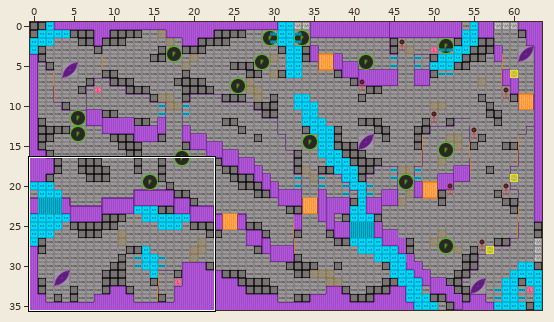
Tiled map (JSON) -- assets/data/hive_DESI_Level0-Greyboxing_2024-06-17.tmj. Above: a wide view before the commit, with the close-up outlined.
Close-up. First the earlier version:
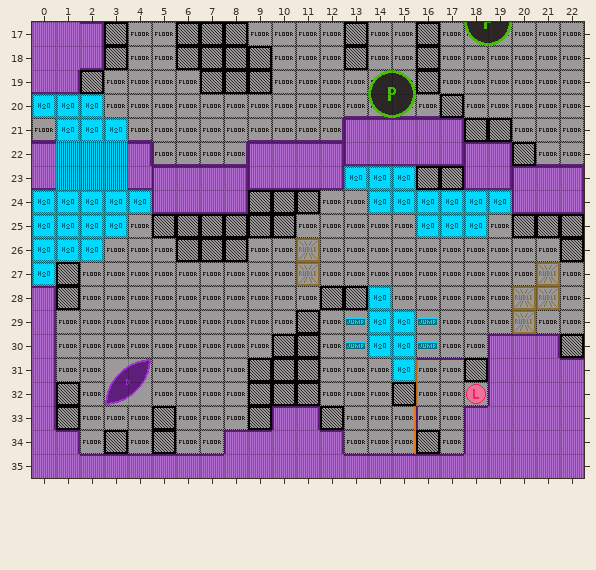
Cells are 24x24 px. Shown: x 0..22, y 17..35. The commit also changed other parts of the map, which this record leaves out.
Once edited:
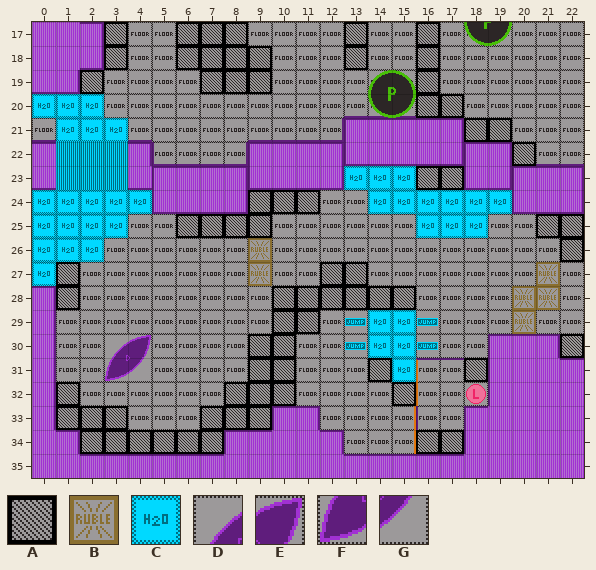
Key: from "hive_DESI_GreyboxingTileset_20": A 7, B 17, C 44, D 65, E 66, F 75, G 76.
_ is an empty cell, . an unchanged one.
Difference:
--- layer "Non-Interactables 1"
@@ x 2..20 @@
-25 ...A....A.........A
-26 ....AAA............
-27 ..........__.......
-28 ........__..__.....
-29 ........_..........
-30 ......._.A.........
-31 .........A.._......
-32 ......_..A.........
-33 __.A.__...A........
-34 _._.__.............
+25 ..._...._........._
+26 ....___............
+27 ..........AA.......
+28 ........AA..AA.....
+29 ........A..........
+30 .......A._.........
+31 ........._..A......
+32 ......A.._.........
+33 AA._.AA..._........
+34 A.A.AA.............
--- layer "Interactables 1"
@@ x 9..14 @@
-26 _.B...
-27 _.B...
-28 .....C
+26 B._...
+27 B._...
+28 ....._
@@ x 3..4 @@
-30 __
-31 DE
-32 FG
+30 DE
+31 FG
+32 __
--- layer "Non-Interactables 2"
@@ x 16..16 @@
-20 _
+20 A
@@ x 17..17 @@
-34 _
+34 A
Pixel boxes of the changes (left, top, right, bottom) in both close-ups:
added: (416, 94, 440, 118)
changed: (80, 214, 416, 454)
removed: (512, 214, 536, 238)
added: (440, 430, 464, 454)
